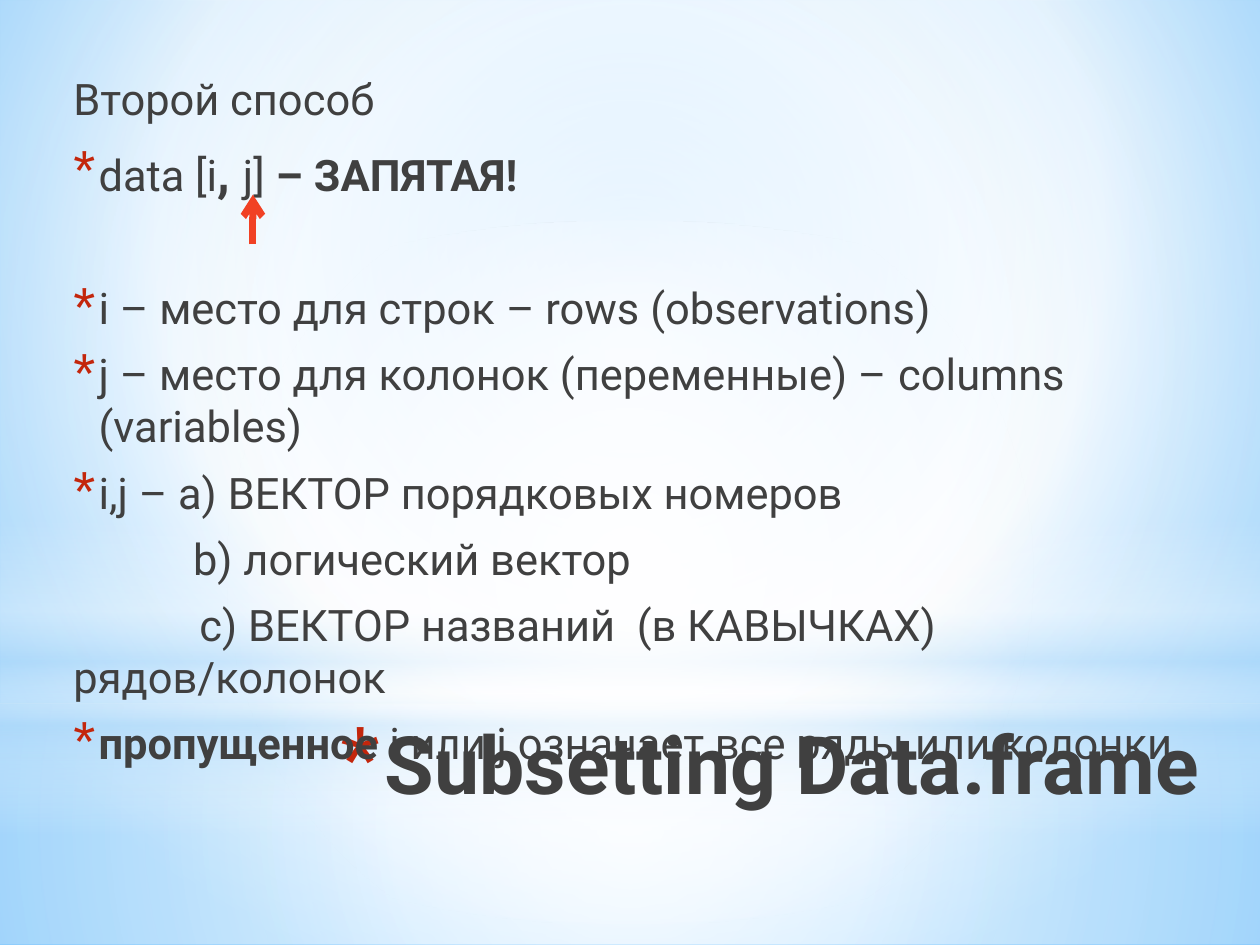
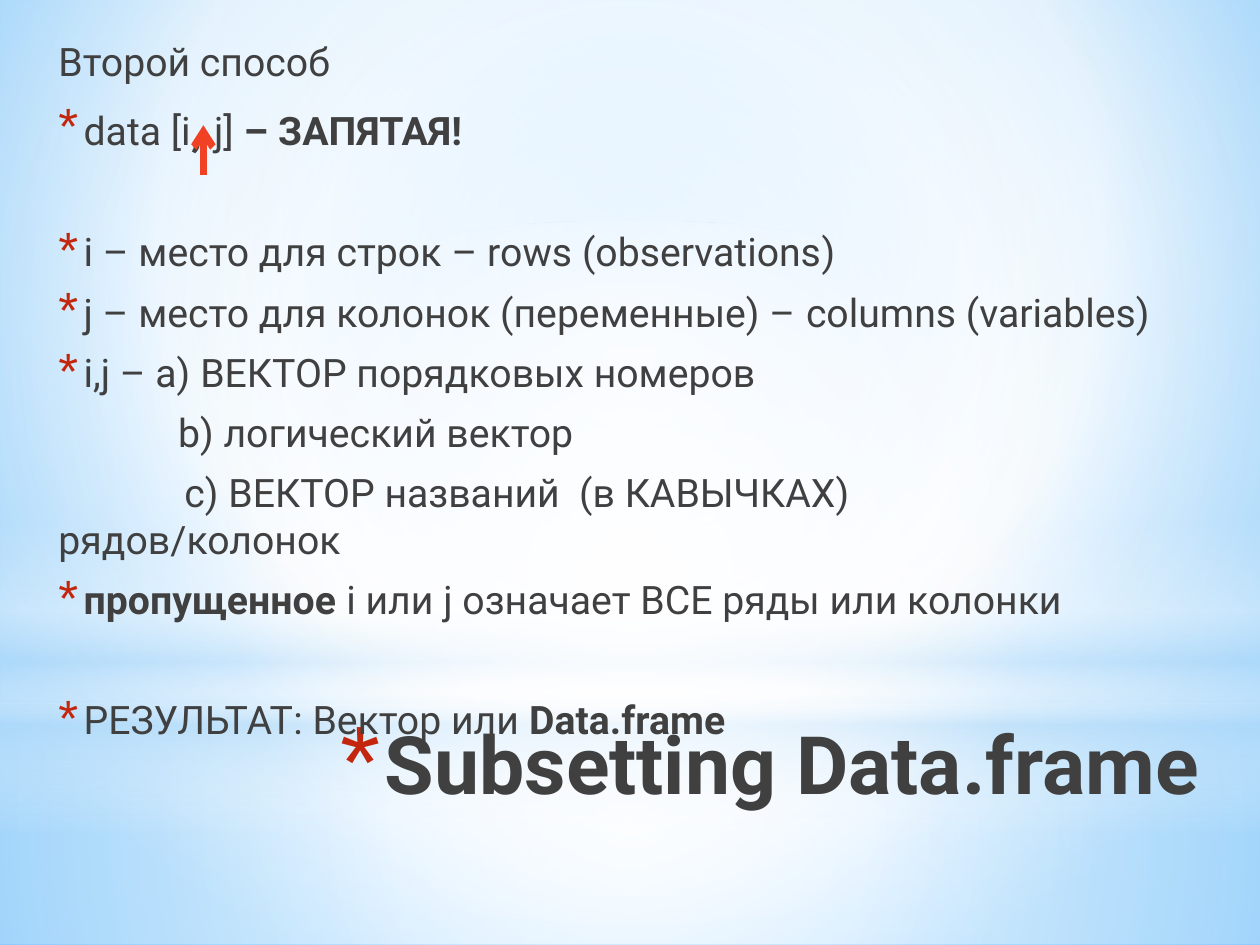
Before and after one commit to pletenev/Teaching-R, a slide deck: slide 18 of Введение в R.pptx. Drawn at 1260x945 pixels with LibreOffice and Linux fonts; fonts in the diff are those of the drawing. Boxes give left, top, right and bottom in pixels: in the first picture for what was removed or moved away, otherwise in the second. Text is boxed around its words. In the diff, an @@ line names an element or a change of style, - is before the commit and + after.

```diff
--- a/Введение в R.pptx
+++ b/Введение в R.pptx
@@ text "Второй способ": place and size @@
-text "Второй способ" at (73, 82, 1172, 770)
+text "Второй способ" at (58, 46, 1150, 745)
@@ text at (58, 46, 1150, 562): size 24.8 to 22.4 pt in "Второй способ", "data [i, j] – ЗАПЯТАЯ!", "i – место для строк – rows ...", "j – место для колонок (переменные) – ..." and 3 more places; size 29.4 to 26.6 pt in "[i," @@
@@ arrow moved from (253, 244) - (253, 195) to (203, 175) - (203, 125) @@
@@ text at (84, 585, 1061, 745): text changed; size 24.8 to 22.4 pt @@
-* пропущенное i или j означает все ряды или колонки
+* пропущенное i или j означает ВСЕ ряды или колонки
+* РЕЗУЛЬТАТ: Вектор или Data.frame
```
Also in this commit, not shown: 1 other slide changed, 1 other file.
